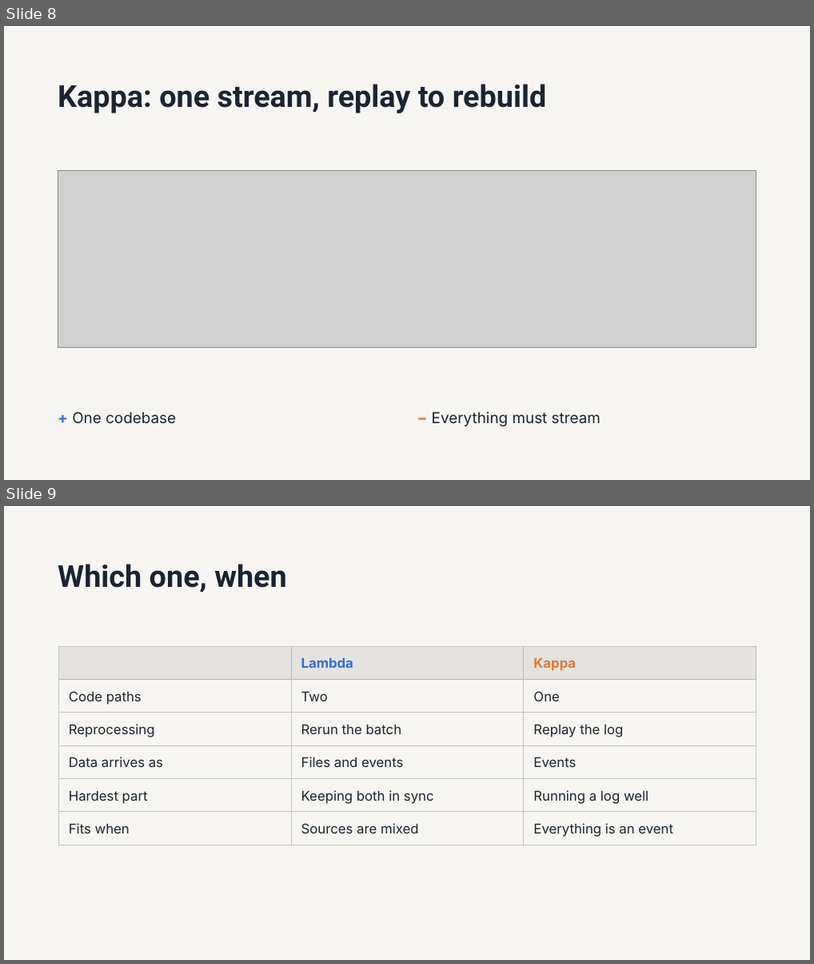
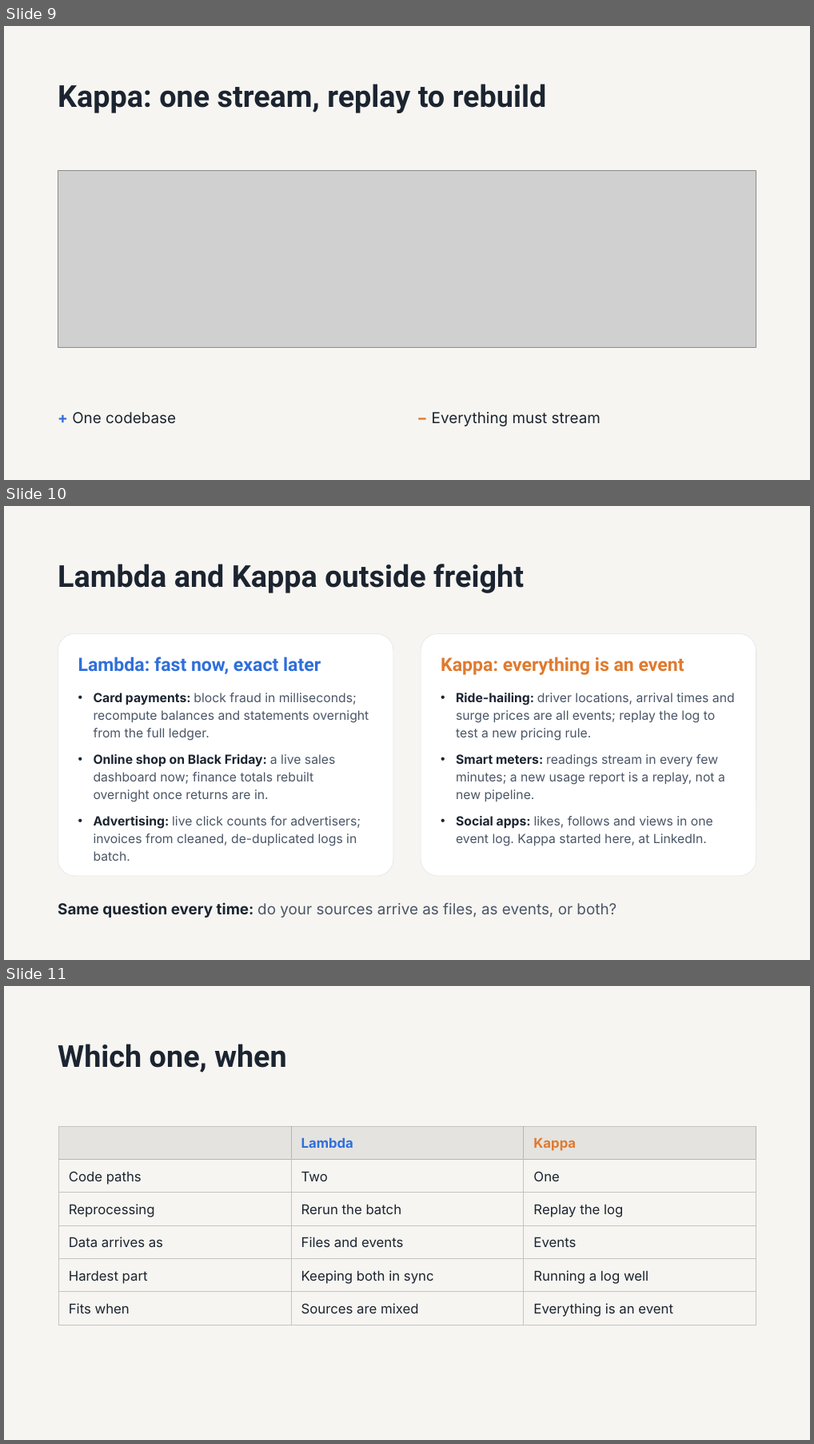
Before and after one commit to 1768SAIKUMAR/cloud-computing-srh, a slide deck: sessions/03-batch-streams-and-architecture-patterns/slides/session-03-batch-streams-and-architecture-patterns.pptx. Shown one above the other, each under a label of ours: slides 8 and 9 before the commit, slides 9, 10 and 11 after it. The pictures are 814x964 and 814x1444 pixels, drawn with LibreOffice and Linux fonts; fonts in the diff are those of the drawing; grey boxes stand for pictures. Boxes give left, top, right and bottom in pixels: in the first picture for what was removed or moved away, otherwise in the second. Text is boxed around its words. In the diff, an @@ line names an element or a change of style, - is before the commit and + after.

```diff
--- a/sessions/03-batch-streams-and-architecture-patterns/slides/session-03-batch-streams-and-architecture-patterns.pptx
+++ b/sessions/03-batch-streams-and-architecture-patterns/slides/session-03-batch-streams-and-architecture-patterns.pptx
@@ slide 10 added at [4,506,810,960], background #F6F5F1 @@
@@ title added at [58,564,524,593], 36 pt, text #1B2430, bold @@
+Lambda and Kappa outside freight
@@ rounded rectangle added at [58,634,394,876], fill #FFFFFF, outline #DFE3E8 0.5 pt @@
@@ rounded rectangle added at [421,634,757,876], fill #FFFFFF, outline #DFE3E8 0.5 pt @@
@@ text added at [78,656,321,674], 22 pt, text #2F6FDB, bold @@
+Lambda: fast now, exact later
@@ text added at [441,656,685,675], 22 pt, text #E07A2E, bold @@
+Kappa: everything is an event
@@ text added at [94,692,369,860], 15 pt, text #4A5566 @@
+• Card payments: block fraud in milliseconds; recompute balances and statements overnight from the full ledger.
+• Online shop on Black Friday: a live sales dashboard now; finance totals rebuilt overnight once returns are in.
+• Advertising: live click counts for advertisers; invoices from cleaned, de-duplicated logs in batch.
@@ text added at [456,692,735,846], 15 pt, text #4A5566 @@
+• Ride-hailing: driver locations, arrival times and surge prices are all events; replay the log to test a new pricing rule.
+• Smart meters: readings stream in every few minutes; a new usage report is a replay, not a new pipeline.
+• Social apps: likes, follows and views in one event log. Kappa started here, at LinkedIn.
@@ text added at [58,902,617,917], 18 pt, text #4A5566 @@
+Same question every time: do your sources arrive as files, as events, or both?
@@ what was slide 8 is now slide 9 @@
@@ what was slide 9 is now slide 11 @@
```
Also in this commit, not shown: 1 slide changed, 2 other slides added, 1 slide removed.
